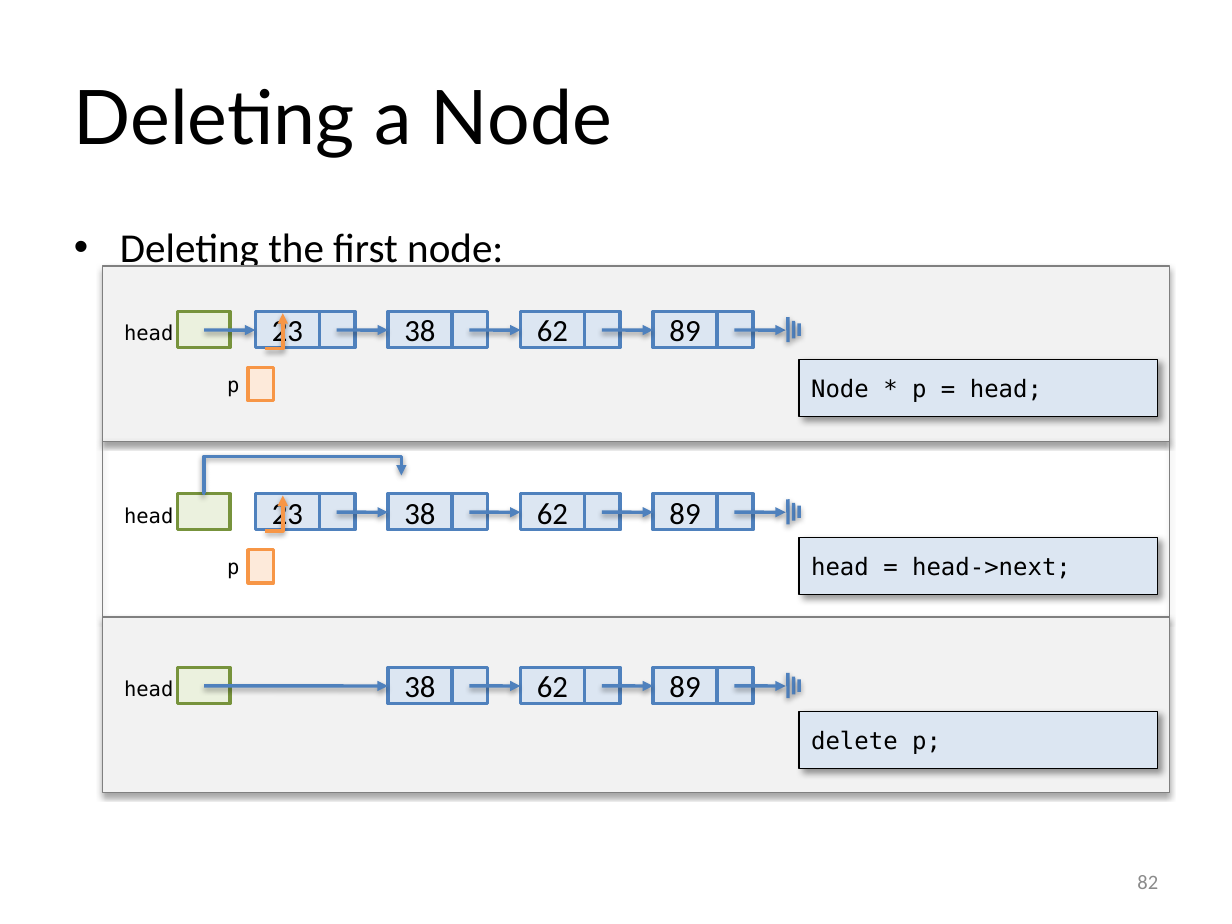
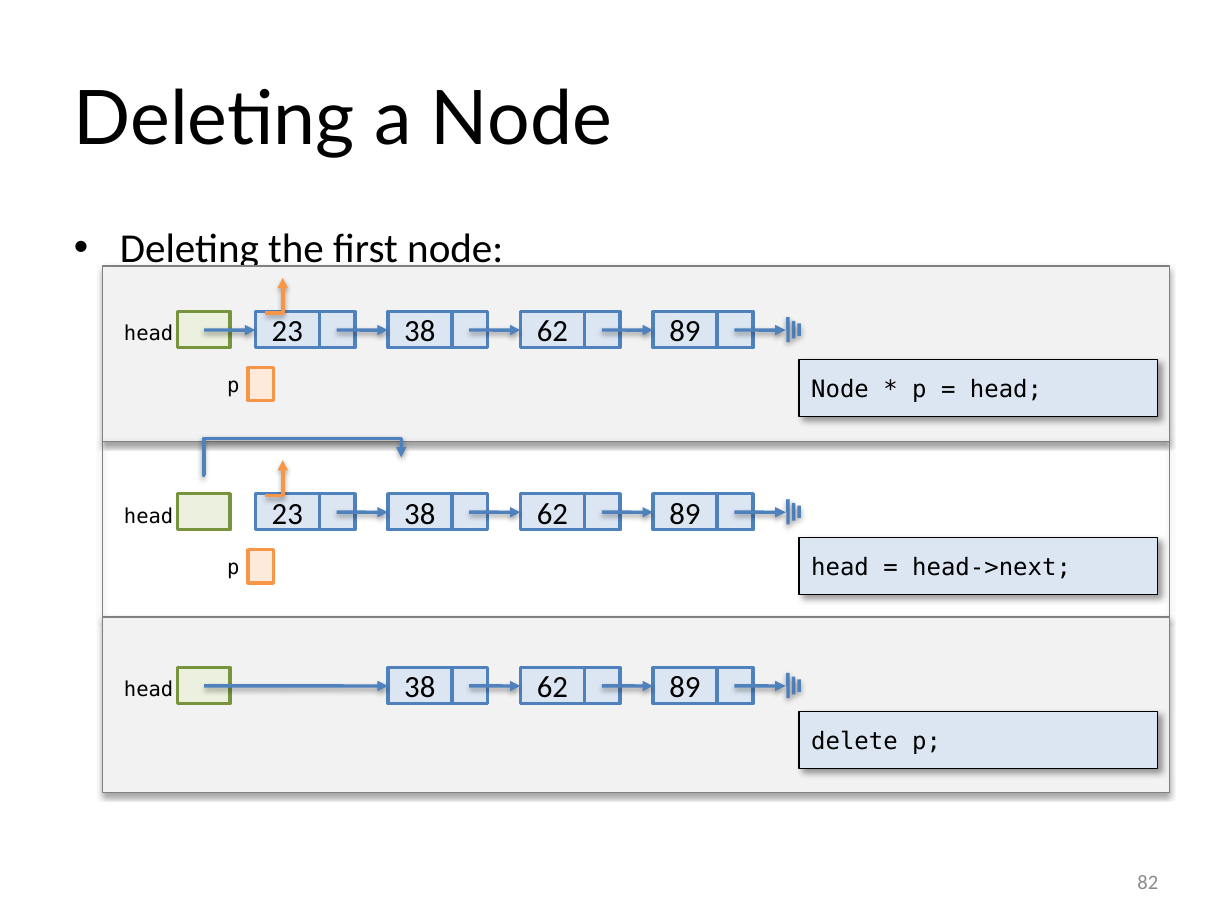
Before and after one commit to wjshku/COMP2113, a slide deck: slide 82 of Module8/Module 8 - Guidance Notes.pptx. Drawn at 1232x924 pixels with LibreOffice and Linux fonts; fonts in the diff are those of the drawing. Boxes give left, top, right and bottom in pixels: in the first picture for what was removed or moved away, otherwise in the second. Text is boxed around its words. In the diff, an @@ line names an element or a change of style, - is before the commit and + after.

```diff
--- a/Module8/Module 8 - Guidance Notes.pptx
+++ b/Module8/Module 8 - Guidance Notes.pptx
@@ elbow arrow moved from (265, 349) - (283, 313) to (265, 313) - (283, 278) @@
@@ elbow arrow moved from (205, 494) - (402, 476) to (205, 476) - (402, 457) @@
@@ elbow arrow moved from (265, 531) - (283, 495) to (265, 495) - (283, 461) @@
```
Also in this commit, not shown: 72 other slides changed, 28 other files.
